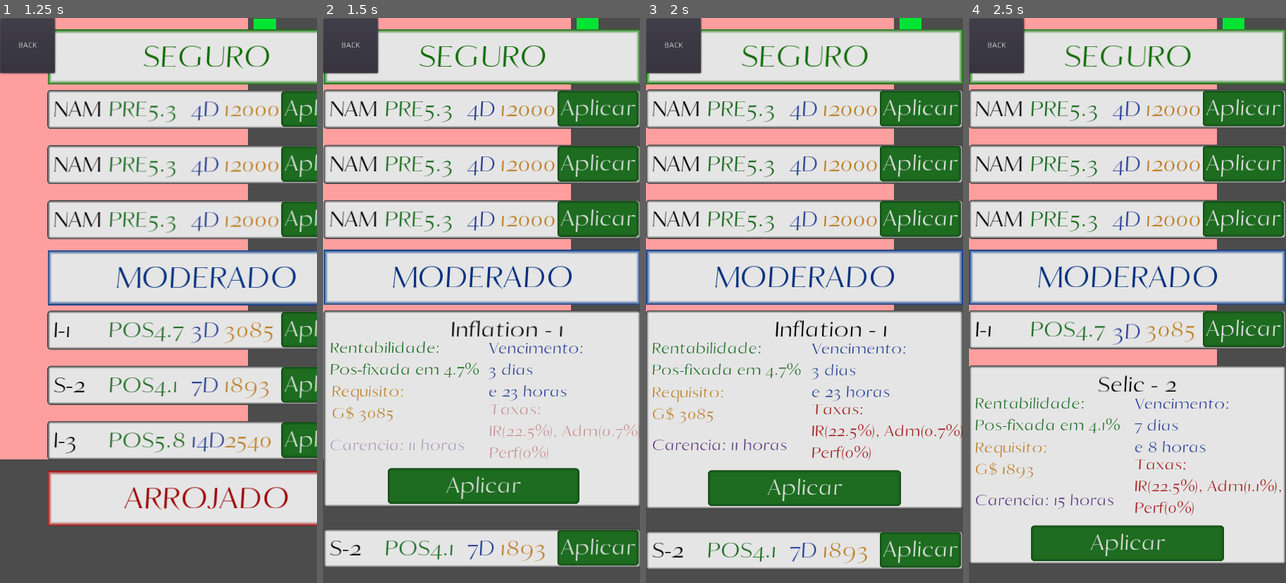
Above: before the commit, frames 1-4 (left to right).
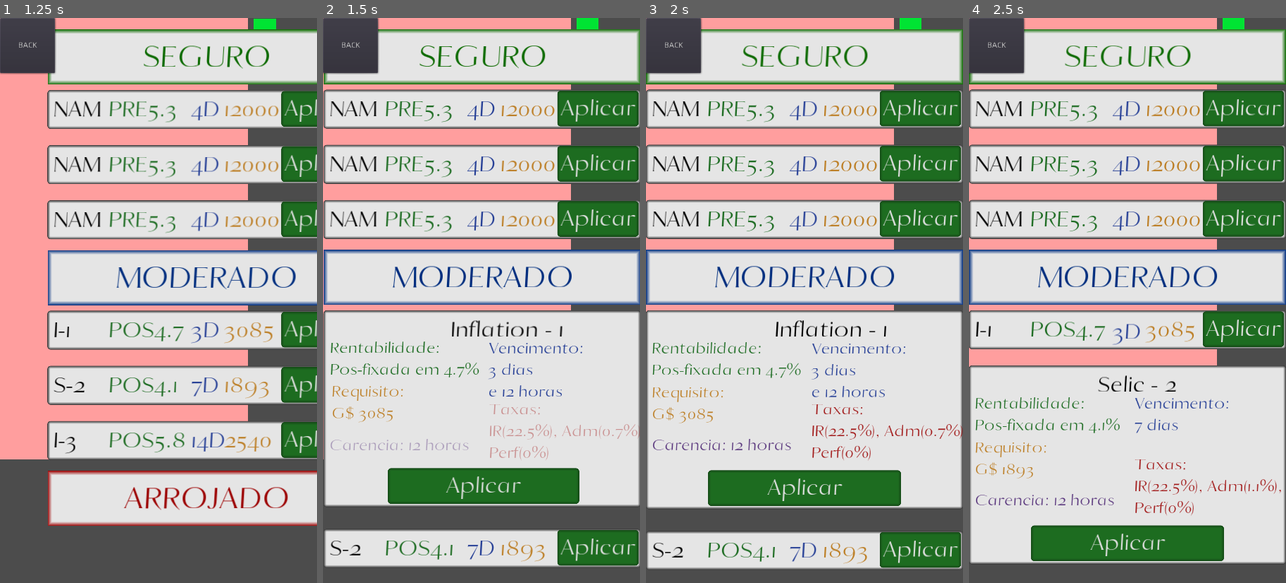
Above: after the commit, the same moments.

Repository: AndreMoukarzel/Grana-Preta
Game: Godot game, scene res://broker/Broker.tscn
The game is run twice, just before and just after one commit, with the same random seed, the same clock (stepped at 60 frames per second) and the same inputs. This scene is started directly instead of the project's main scene.
Inputs:
- Up to frame 1 (1.25 s): click "Investir" at 0.5 s
- Up to frame 2 (1.5 s): click "I-1" at 1.25 s
- Up to frame 3 (2 s): no input
- Up to frame 4 (2.5 s): click "S-2" at 2 s

Frame 1 is identical in both runs. In frame 2, 0.3% of the frame differs, in the area x 28-77%, y 65-77%; in frame 3, 0.3%; in frame 4, 0.3%, in the area x 28-82%, y 67-87%.
Error in both runs: Invalid get index '99' (on base: 'Array'). (res://broker/bond/BondGenerator.gd:37)

Commit message:
Closes #25

Diff:
--- a/broker/bond/BondGenerator.gd
+++ b/broker/bond/BondGenerator.gd
@@ -19,8 +19,8 @@
 	var Bond = BondDisplay.add_bond(BondDisplay.SafeBonds)
 	var bond_name = possible_names[randi() % possible_names.size()]
 	var min_investment = 200 + randi() % 4801
-	var min_time = [round(rand_range(.0, .6)), 1 + randi() % 16]
-	var expiration = [min_time[0] + 4 + randi() % 4, min_time[1] + randi() % 20]
+	var min_time = [round(rand_range(.0, .6)), (1 + randi() % 4) * 4]
+	var expiration = [min_time[0] + 4 + randi() % 4, min_time[1] + (randi() % 6) * 4]
 	var taxes = [22.5, rand_range(0.0, 2.5), 0] # IR, Adm, Performance
 	var rentability
 	var avg = 0
@@ -44,8 +44,8 @@
 	var Bond = BondDisplay.add_bond(BondDisplay.ModerBonds)
 	var bond_name = possible_names[randi() % possible_names.size()]
 	var min_investment = 200 + randi() % 4801
-	var min_time = [round(rand_range(0, 1.8)), 1 + randi() % 16]
-	var expiration = [min_time[0] + 2 + randi() % 12, min_time[1] + randi() % 20]
+	var min_time = [round(rand_range(0, 1.8)), (1 + randi() % 4) * 4]
+	var expiration = [min_time[0] + 2 + randi() % 12, min_time[1] + (randi() % 6) * 4]
 	var taxes = [22.5, rand_range(0.0, 2.5), 0] # IR, Adm, Performance
 	var rentability = rand_range(0.5, 6.0)
 
@@ -60,8 +60,8 @@
 	var Bond = BondDisplay.add_bond(BondDisplay.ChanceBonds)
 	var bond_name = possible_names[randi() % possible_names.size()]
 	var min_investment = 200 + randi() % 4801
-	var min_time = [round(rand_range(.0, 1.6)), 1 + randi() % 16]
-	var expiration = [min_time[0] + 2 + randi() % 12, min_time[1] + randi() % 20]
+	var min_time = [round(rand_range(.0, 1.6)), (1 + randi() % 4) * 4]
+	var expiration = [min_time[0] + 2 + randi() % 12, min_time[1] + (randi() % 6) * 4]
 	var taxes = [22.5, rand_range(0.0, 2.5), 0] # IR, Adm, Performance
 	var rentability = rand_range(0.5, 6.0)
 
